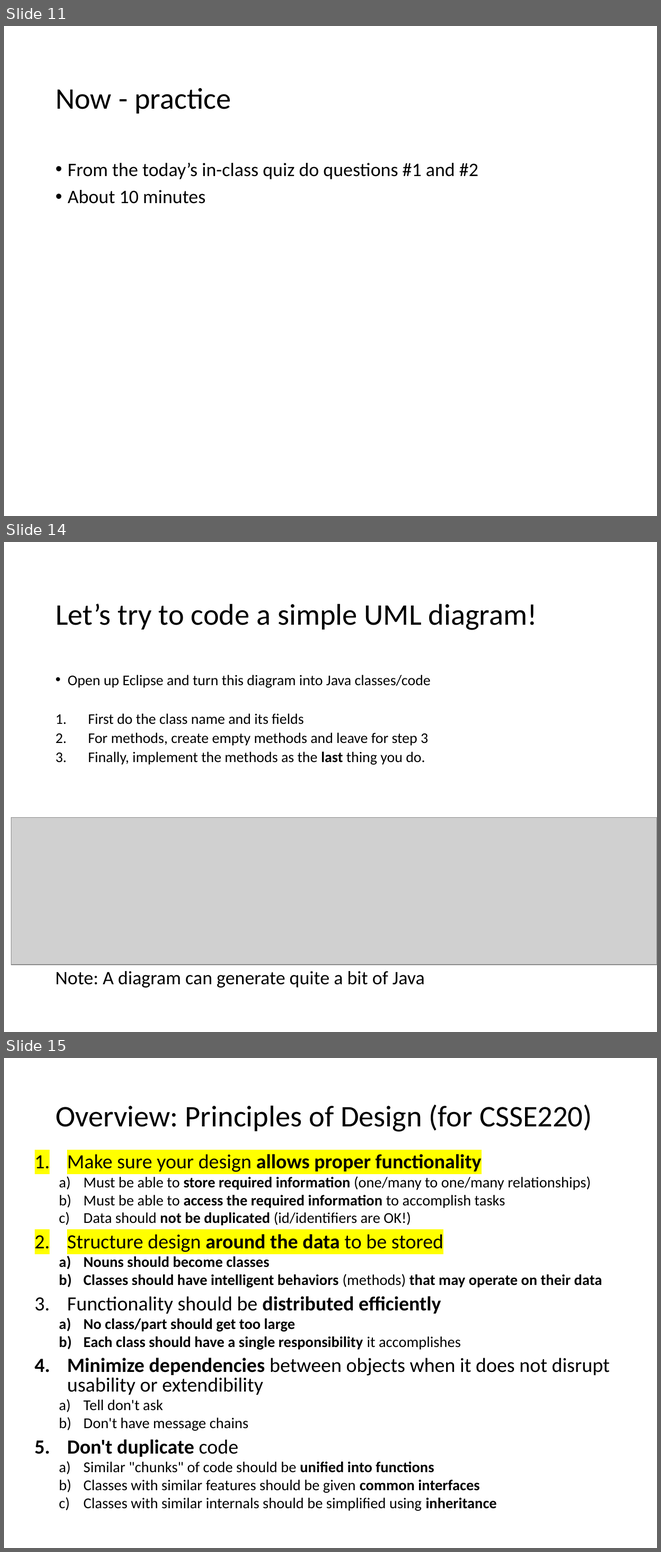
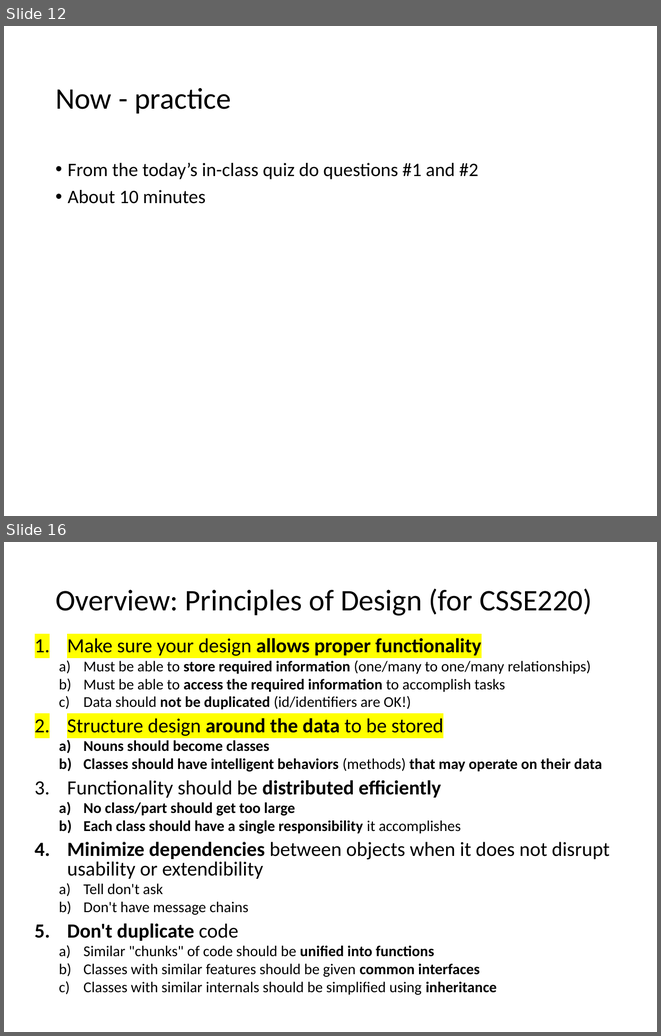
Before and after one commit to RHIT-CSSE/csse220, a slide deck: ClassMaterials/SETechniques/Slides/SoftwareEngineeringTechniques.pptx. Shown one above the other, each under a label of ours: slides 11, 14 and 15 before the commit, slides 12 and 16 after it; the slides between them are not shown. The pictures are 661x1552 and 661x1036 pixels, drawn with LibreOffice and Linux fonts; fonts in the diff are those of the drawing; grey boxes stand for pictures. Boxes give left, top, right and bottom in pixels: in the first picture for what was removed or moved away, otherwise in the second. Text is boxed around its words. In the diff, an @@ line names an element or a change of style, - is before the commit and + after.

```diff
--- a/ClassMaterials/SETechniques/Slides/SoftwareEngineeringTechniques.pptx
+++ b/ClassMaterials/SETechniques/Slides/SoftwareEngineeringTechniques.pptx
@@ slide 14 removed at box(4, 542, 657, 1032), background #FFFFFF @@
@@ title removed at box(55, 603, 537, 630) @@
-Let’s try to code a simple UML diagram!
@@ text removed at box(68, 674, 431, 765) @@
-• Open up Eclipse and turn this diagram into Java classes/code
-1. First do the class name and its fields
-2. For methods, create empty methods and leave for step 3
-3. Finally, implement the methods as the last thing you do.
@@ picture removed at box(11, 818, 657, 964) @@
@@ text removed at box(55, 971, 425, 987) @@
-Note: A diagram can generate quite a bit of Java
@@ what was slide 11 is now slide 12 @@
@@ what was slide 15 is now slide 16 @@
```
Also in this commit, not shown: 5 slides changed, 3 slides added, 2 other slides removed.
